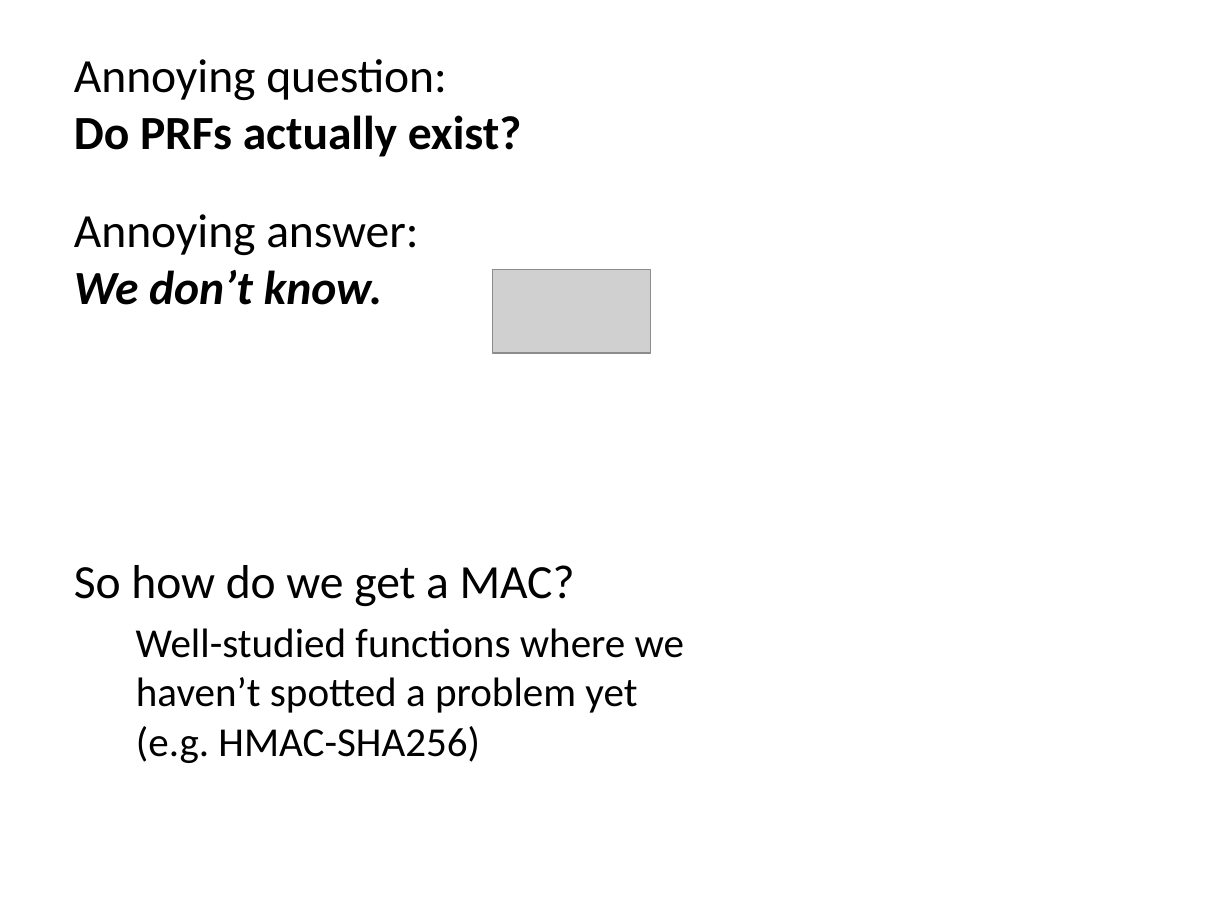
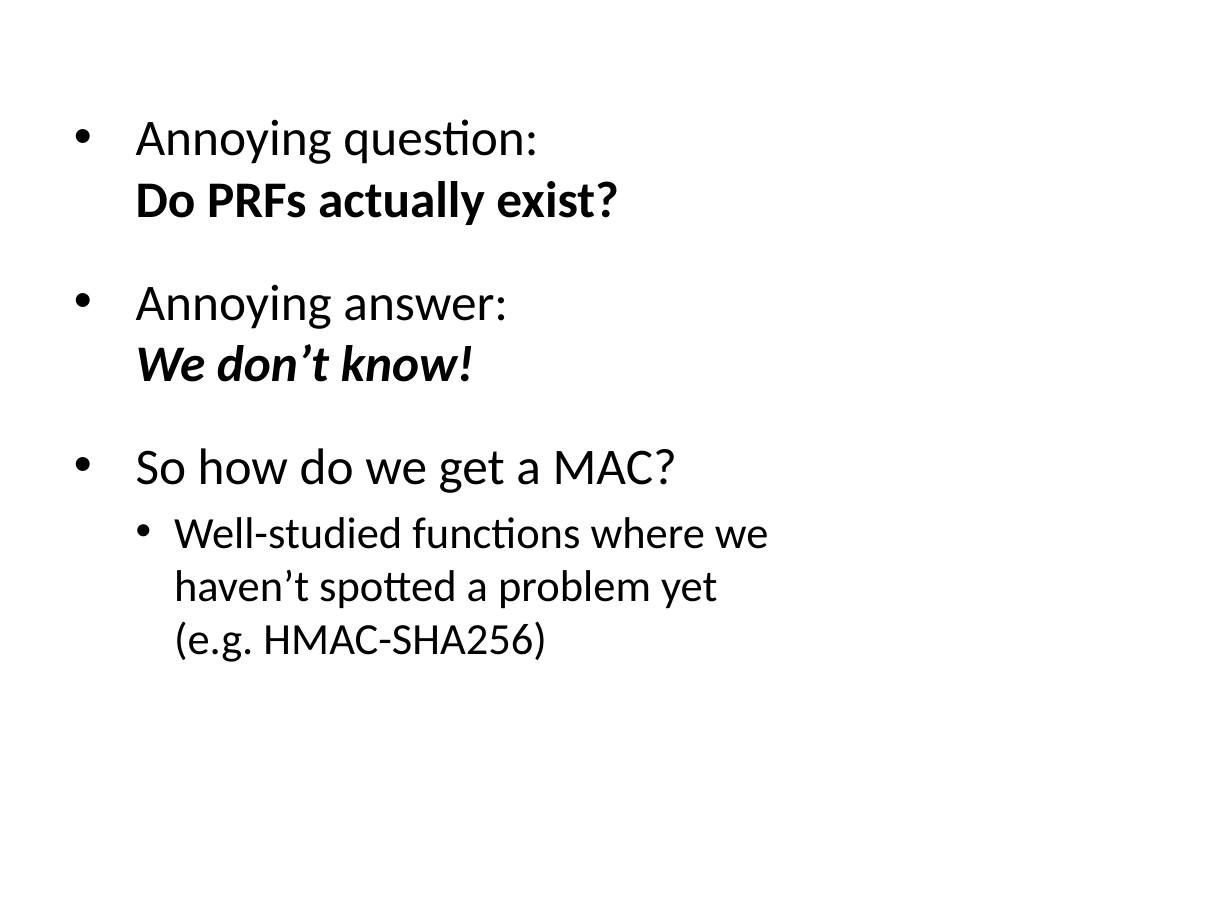
Before and after one commit to noise-lab/security-course, a slide deck: slide 9 of fall2016/lectures/3-Integrity-PRF.pptx. Drawn at 1232x924 pixels with LibreOffice and Linux fonts; fonts in the diff are those of the drawing; grey boxes stand for pictures. Boxes give left, top, right and bottom in pixels: in the first picture for what was removed or moved away, otherwise in the second. Text is boxed around its words. In the diff, an @@ line names an element or a change of style, - is before the commit and + after.

```diff
--- a/fall2016/lectures/3-Integrity-PRF.pptx
+++ b/fall2016/lectures/3-Integrity-PRF.pptx
@@ text "Annoying question: Do PRFs actually ...": place and size @@
-text "Annoying question: Do PRFs actually ..." at [74, 59, 684, 763]
+text "Annoying question: Do PRFs actually ..." at [136, 119, 769, 662]
@@ text at [136, 119, 769, 662]: size 27.8 to 30 pt in "Annoying question: Do PRFs actually exist?", "So how do we get a MAC?"; size 24.1 to 26 pt in "Well-studied functions where we haven’t spotted a ..."; bullet none to • @@
@@ text at [136, 284, 508, 382]: text changed; size 27.8 to 30 pt @@
-Annoying answer:
-We don’t know.
+• Annoying answer:
+  We don’t know!
@@ picture removed at [493, 270, 650, 354] @@
```
Also in this commit, not shown: 20 other slides changed, 3 other files.
